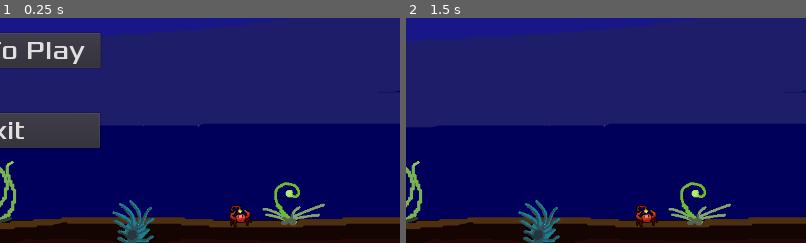
Above: before the commit, frames 1-2 (left to right).
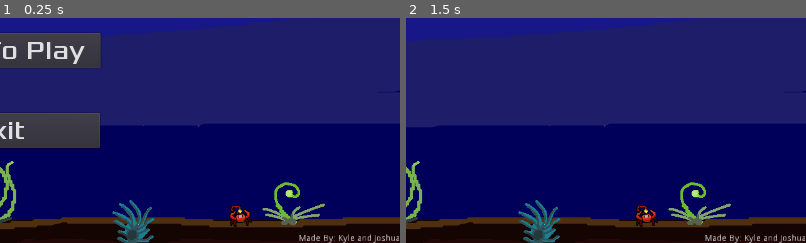
Above: after the commit, the same moments.

Repository: AlgionSan/GJ-Demo-2.0
Game: Godot game, scene res://scenes/Main.tscn
Two runs of this game, one before a commit and one after it. Both use one fixed random seed, a clock stepped at 60 frames per second and the inputs below.
Inputs (mouse positions are % of the whole screen's width and height, from its top left):
- Up to frame 1 (0.25 s): no input
- Up to frame 2 (1.5 s): click "Play" at 0.5 s; move the mouse to (72, 45) at 1.27 s; tap E (interact) at 1.35 s
The pictures show only the part of the screen within x 50-100%, y 50-100%; the shares and areas given below are measured in that part.

The runs differ from the first frame. In frame 1, 0.4% of the frame differs, in the area x 74-100%, y 96-100%; in frame 2, 0.4%.

Commit message:
added original mark

Diff:
--- a/scenes/HUD.tscn
+++ b/scenes/HUD.tscn
@@ -93,6 +93,15 @@
 wait_time = 2.0
 one_shot = true
 
+[node name="CopyrightLabel" type="Label" parent="."]
+anchor_left = 1.0
+anchor_top = 1.0
+anchor_right = 1.0
+anchor_bottom = 1.0
+margin_left = -162.0
+margin_top = -14.0
+text = "Made By: Kyle and Joshua"
+
 [connection signal="pressed" from="StartButton" to="." method="_on_StartButton_pressed"]
 [connection signal="pressed" from="ExitButton" to="." method="_on_ExitButton_pressed"]
 [connection signal="button_down" from="HowToPlayButton" to="." method="_on_HowToPlayButton_button_down"]
